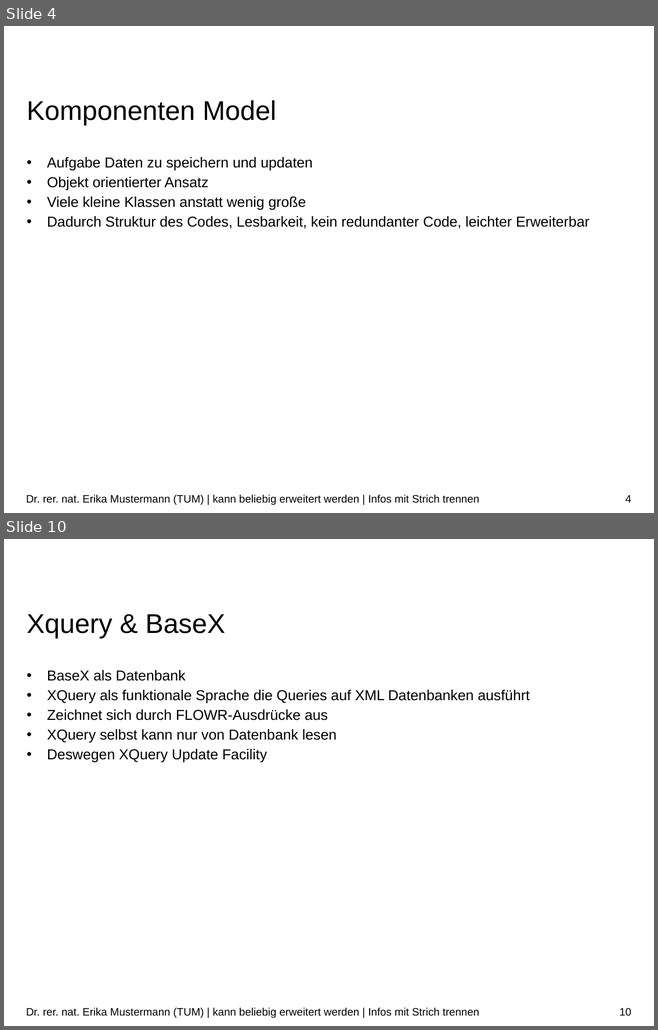
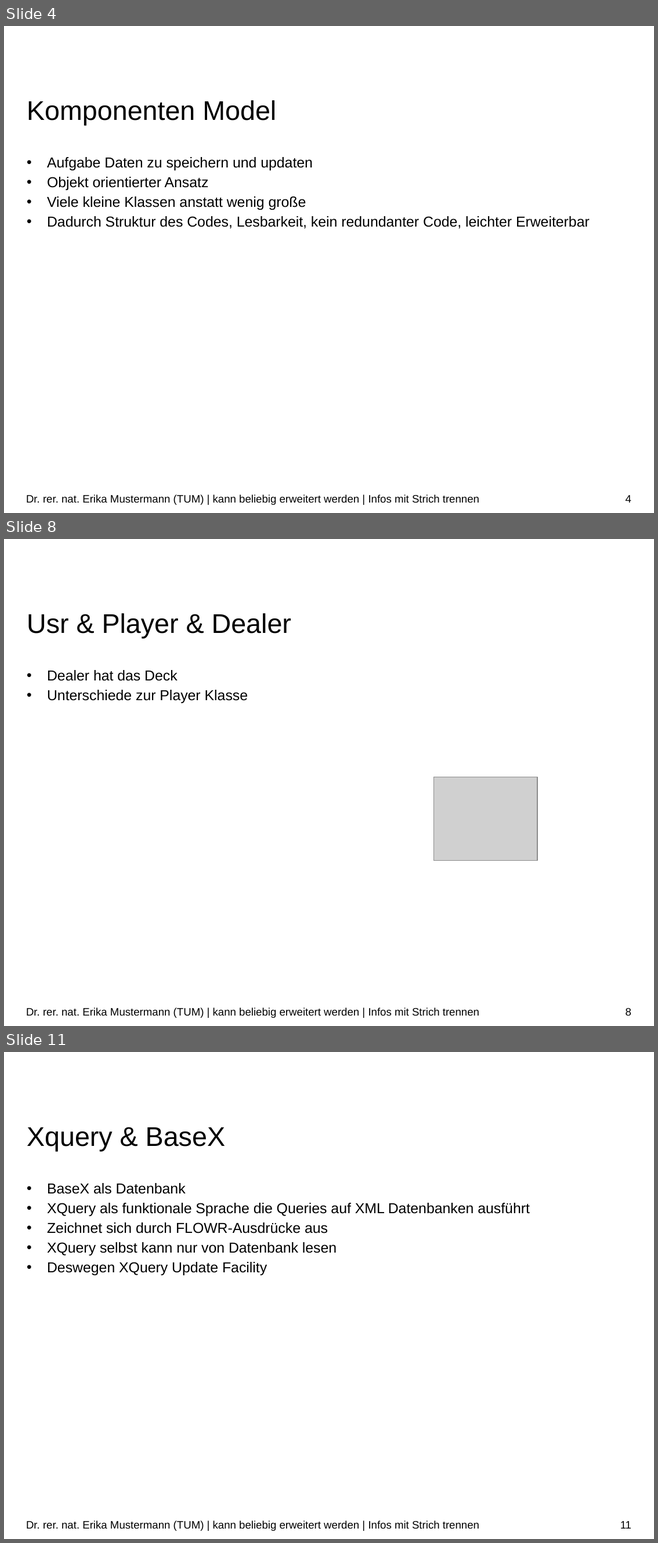
Before and after one commit to danielmeint/xml, a slide deck: presentation/Präsentation.pptx. Shown one above the other, each under a label of ours: slides 4 and 10 before the commit, slides 4, 8 and 11 after it; the slides between them are not shown. The pictures are 658x1030 and 658x1543 pixels, drawn with LibreOffice and Linux fonts; fonts in the diff are those of the drawing; grey boxes stand for pictures; background and template pictures are left out. Boxes give left, top, right and bottom in pixels: in the first picture for what was removed or moved away, otherwise in the second. Text is boxed around its words. In the diff, an @@ line names an element or a change of style, - is before the commit and + after.

Commit message:
added pictures to model slides

```diff
--- a/presentation/Präsentation.pptx
+++ b/presentation/Präsentation.pptx
@@ slide 8 added at box(4, 539, 654, 1026), background #FFFFFF @@
@@ title added at box(27, 613, 291, 638), 30 pt, text #000000 @@
+Usr & Player & Dealer
@@ text added at box(47, 670, 248, 703), 16 pt, text #000000 @@
+• Dealer hat das Deck
+• Unterschiede zur Player Klasse
@@ picture added at box(433, 777, 536, 860) @@
@@ text added at box(26, 1008, 479, 1018), 12 pt, text #000000 @@
+Dr. rer. nat. Erika Mustermann (TUM) | kann beliebig erweitert werden | Infos mit Strich trennen
@@ page number added at box(625, 1008, 631, 1016), 12 pt, text #000000 @@
+8
@@ what was slide 10 is now slide 11 @@
@@ page number at box(620, 1521, 631, 1529): text changed @@
-10
+11
```
Also in this commit, not shown: 5 slides changed, 5 other files.
